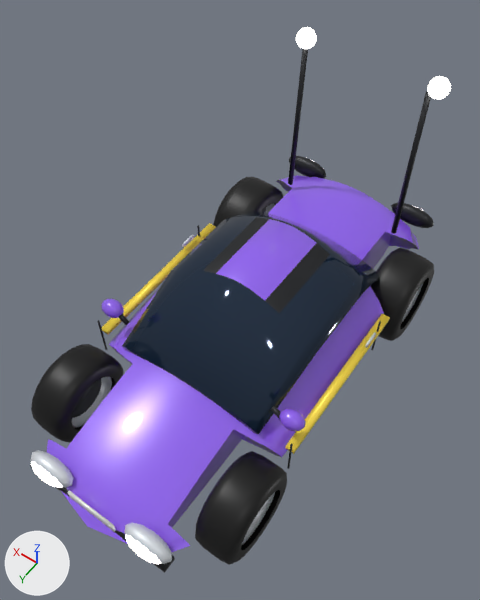
What one commit did to the glTF model godot/assets/cars/volt.glb.
Both versions are drawn from a 50 mm lens placed at (-2.0, 2.9, 5.55), pointed at (-0.01, 0.12, 1.18). The lights are fixed; the arrows at lower left show +X, +Y and +Z. The older version comes first. Vertices at exactly the same position are counted once.

Script lines for the objects in view, before the commit:
```python
me_body = bpy.data.meshes.new('Body')
me_body.from_pydata(...)  # 1715 vertices, 3300 faces; spans x -1.03..1.03, y -2.1..2.12, z 0.31..2.51
# faces by material slot: [1208, 932, 152, 1008]
me_body.materials.append(mat_paint)
me_body.materials.append(mat_detail)
me_body.materials.append(mat_glass)
me_body.materials.append(mat_lamp)
me_wheel_fl = bpy.data.meshes.new('Wheel_FL')
me_wheel_fl.from_pydata(...)  # 394 vertices, 676 faces; spans x -0.184..0.184, y -0.42..0.42, z -0.416..0.416
me_wheel_fl.materials.append(mat_detail)
me_wheel_fr = bpy.data.meshes.new('Wheel_FR')
me_wheel_fr.from_pydata(...)  # 394 vertices, 676 faces; spans x -0.184..0.184, y -0.42..0.42, z -0.416..0.416
me_wheel_fr.materials.append(mat_detail)
me_wheel_rl = bpy.data.meshes.new('Wheel_RL')
me_wheel_rl.from_pydata(...)  # 394 vertices, 676 faces; spans x -0.204..0.204, y -0.44..0.44, z -0.436..0.436
me_wheel_rl.materials.append(mat_detail)
me_wheel_rr = bpy.data.meshes.new('Wheel_RR')
me_wheel_rr.from_pydata(...)  # 394 vertices, 676 faces; spans x -0.204..0.204, y -0.44..0.44, z -0.436..0.436
me_wheel_rr.materials.append(mat_detail)
ob_body = bpy.data.objects.new('Body', me_body)
ob_body.location = (0.0, 0.0, 0.0)
ob_wheel_fl = bpy.data.objects.new('Wheel_FL', me_wheel_fl)
ob_wheel_fl.location = (-0.88, 1.3, 0.42)
ob_wheel_fr = bpy.data.objects.new('Wheel_FR', me_wheel_fr)
ob_wheel_fr.location = (0.88, 1.3, 0.42)
ob_wheel_rl = bpy.data.objects.new('Wheel_RL', me_wheel_rl)
ob_wheel_rl.location = (-0.88, -1.3, 0.44)
ob_wheel_rr = bpy.data.objects.new('Wheel_RR', me_wheel_rr)
ob_wheel_rr.location = (0.88, -1.3, 0.44)
```
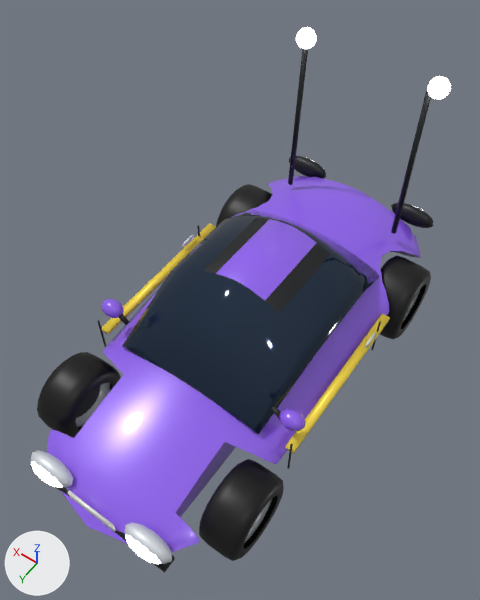
Boxes [x1, y1, x2, y2] around the edits, measured in the pictures (480 x 600 px; the box of a moved part takes in the faces that stretch with it):
'Wheel_FL', reshaped, moved (8% narrower, 10% shorter)
    before: [195, 451, 287, 564]
    after: [199, 459, 284, 561]
'Wheel_FR', reshaped, moved (10% narrower, 13% shorter)
    before: [31, 344, 124, 443]
    after: [37, 352, 121, 438]
'Wheel_RL', reshaped, moved
    before: [371, 248, 434, 341]
    after: [380, 256, 431, 339]
'Wheel_RR', reshaped, moved
    before: [213, 177, 284, 227]
    after: [216, 184, 273, 227]
part 1 of me_body, moved or reshaped
    before: [268, 175, 310, 214]
    after: [233, 176, 295, 217]
part 2 of me_body, moved or reshaped
    both: [152, 383, 318, 552]
part 3 of me_body, moved or reshaped
    both: [47, 299, 152, 467]
part 4 of me_body, moved or reshaped
    before: [344, 218, 419, 338]
    after: [344, 218, 421, 338]
part 5 of me_wheel_fl, moved or reshaped
    before: [195, 451, 287, 564]
    after: [199, 459, 284, 561]
part 6 of me_wheel_fl, moved or reshaped (mostly hidden)
    before: [242, 492, 275, 545]
    after: [245, 499, 272, 542]
part 7 of me_wheel_fl, moved or reshaped (mostly hidden)
    before: [246, 495, 272, 534]
    after: [261, 502, 269, 513]
part 8 of me_wheel_fr, moved or reshaped
    before: [31, 344, 124, 443]
    after: [37, 352, 121, 438]
part 9 of me_wheel_fr, moved or reshaped
    before: [72, 377, 112, 428]
    after: [76, 383, 110, 427]
part 10 of me_wheel_fr, moved or reshaped
    before: [72, 379, 102, 418]
    after: [76, 385, 101, 418]
part 11 of me_wheel_rl, moved or reshaped
    before: [371, 248, 434, 341]
    after: [380, 256, 431, 339]
part 12 of me_wheel_rl, moved or reshaped (mostly hidden)
    before: [401, 283, 423, 323]
    after: [403, 290, 420, 321]
part 13 of me_wheel_rr, moved or reshaped
    before: [213, 177, 284, 227]
    after: [216, 184, 273, 227]
part 14 of me_wheel_rr, moved or reshaped (not visible afterwards)
    before: [266, 203, 275, 213]

The change, as a diff of the scene's bpy script:
```diff
--- a/godot/assets/cars/volt.glb.py
+++ b/godot/assets/cars/volt.glb.py
@@ me_body @@
-me_body.from_pydata(...)  # 1715 vertices, 3300 faces; spans x -1.03..1.03, y -2.1..2.12, z 0.31..2.51
+me_body.from_pydata(...)  # 1747 vertices, 3369 faces; spans x -1.03..1.03, y -2.1..2.12, z 0.31..2.51
+# me_body part 1: 11 vertices moved from x 0.53..0.93, y -1.81..-0.79, z 0.38..0.88 to x 0.53..0.9, y -1.75..-0.84, z 0.38..0.82; 39 vertices removed from x 0.53..0.97, y -1.81..-0.78, z 0.42..0.89; 47 vertices added at x 0.53..0.97, y -1.75..-0.84, z 0.39..0.87
+# me_body part 2: 5 vertices moved from x -0.87..-0.59, y 0.81..1.79, z 0.45..0.73 to x -0.86..-0.58, y 0.88..1.75, z 0.46..0.71; 45 vertices removed from x -0.94..-0.53, y 0.8..1.8, z 0.37..0.74; 52 vertices added at x -0.94..-0.53, y 0.86..1.75, z 0.37..0.72
+# me_body part 3: 8 vertices moved from x 0.53..0.86, y 0.81..1.75, z 0.4..0.73 to x 0.53..0.86, y 0.87..1.73, z 0.42..0.72; 41 vertices removed from x 0.53..0.94, y 0.8..1.8, z 0.37..0.74; 48 vertices added at x 0.53..0.94, y 0.86..1.75, z 0.37..0.72
+# me_body part 4: 11 vertices moved from x -0.82..-0.53, y -1.82..-0.78, z 0.42..0.82 to x -0.91..-0.53, y -1.75..-0.84, z 0.42..0.82; 36 vertices removed from x -0.97..-0.53, y -1.81..-0.78, z 0.38..0.89; 46 vertices added at x -0.97..-0.53, y -1.74..-0.84, z 0.38..0.87
 me_body.materials.append(mat_paint)
@@ me_wheel_fl @@
-me_wheel_fl.from_pydata(...)  # 394 vertices, 676 faces; spans x -0.184..0.184, y -0.42..0.42, z -0.416..0.416
+me_wheel_fl.from_pydata(...)  # 394 vertices, 676 faces; spans x -0.184..0.184, y -0.37..0.37, z -0.366..0.366
+# me_wheel_fl part 5: the loose piece of 176 vertices spanning x -0.184..0.184, y -0.42..0.42, z -0.416..0.416 is scaled about its middle by (1, 0.881, 0.881)
+# me_wheel_fl part 6: the loose piece of 110 vertices spanning x -0.14..0.144, y -0.288..0.288, z -0.285..0.285 is scaled about its middle by (1, 0.881, 0.881)
+# me_wheel_fl part 7: 16 of 394 vertices moved; they spanned x -0.125..-0.055, y -0.243..0.243, z -0.169..0.017 and now span x -0.125..-0.055, y -0.217..0.217, z -0.154..0.02; mean shift (0.0, 0.0, 0.009); largest move (-0.125, -0.193, -0.169) -> (-0.125, -0.167, -0.154)
+# other edits to the shape of me_wheel_fl do not show in these pictures
 me_wheel_fl.materials.append(mat_detail)
@@ me_wheel_fr @@
-me_wheel_fr.from_pydata(...)  # 394 vertices, 676 faces; spans x -0.184..0.184, y -0.42..0.42, z -0.416..0.416
+me_wheel_fr.from_pydata(...)  # 394 vertices, 676 faces; spans x -0.184..0.184, y -0.37..0.37, z -0.366..0.366
+# me_wheel_fr part 8: the loose piece of 176 vertices spanning x -0.184..0.184, y -0.42..0.42, z -0.416..0.416 is scaled about its middle by (1, 0.881, 0.881)
+# me_wheel_fr part 9: the loose piece of 110 vertices spanning x -0.144..0.14, y -0.288..0.288, z -0.285..0.285 is scaled about its middle by (1, 0.881, 0.881)
+# me_wheel_fr part 10: the loose piece of 36 vertices spanning x -0.061..-0.011, y -0.216..0.216, z -0.213..0.213 is scaled about its middle by (1, 0.881, 0.881)
+# other edits to the shape of me_wheel_fr do not show in these pictures
 me_wheel_fr.materials.append(mat_detail)
@@ me_wheel_rl @@
-me_wheel_rl.from_pydata(...)  # 394 vertices, 676 faces; spans x -0.204..0.204, y -0.44..0.44, z -0.436..0.436
+me_wheel_rl.from_pydata(...)  # 394 vertices, 676 faces; spans x -0.204..0.204, y -0.39..0.39, z -0.386..0.386
+# me_wheel_rl part 11: the loose piece of 176 vertices spanning x -0.204..0.204, y -0.44..0.44, z -0.436..0.436 is scaled about its middle by (1, 0.886, 0.886)
+# me_wheel_rl part 12: the loose piece of 110 vertices spanning x -0.156..0.16, y -0.302..0.302, z -0.299..0.299 is scaled about its middle by (1, 0.886, 0.886)
+# other edits to the shape of me_wheel_rl do not show in these pictures
 me_wheel_rl.materials.append(mat_detail)
@@ me_wheel_rr @@
-me_wheel_rr.from_pydata(...)  # 394 vertices, 676 faces; spans x -0.204..0.204, y -0.44..0.44, z -0.436..0.436
+me_wheel_rr.from_pydata(...)  # 394 vertices, 676 faces; spans x -0.204..0.204, y -0.39..0.39, z -0.386..0.386
+# me_wheel_rr part 13: the loose piece of 176 vertices spanning x -0.204..0.204, y -0.44..0.44, z -0.436..0.436 is scaled about its middle by (1, 0.886, 0.886)
+# me_wheel_rr part 14: the loose piece of 110 vertices spanning x -0.16..0.156, y -0.302..0.302, z -0.299..0.299 is scaled about its middle by (1, 0.886, 0.886)
+# other edits to the shape of me_wheel_rr do not show in these pictures
 me_wheel_rr.materials.append(mat_detail)
@@ ob_wheel_fl @@
 ob_wheel_fl = bpy.data.objects.new('Wheel_FL', me_wheel_fl)
-ob_wheel_fl.location = (-0.88, 1.3, 0.42)
+ob_wheel_fl.location = (-0.88, 1.3, 0.37)
@@ ob_wheel_fr @@
 ob_wheel_fr = bpy.data.objects.new('Wheel_FR', me_wheel_fr)
-ob_wheel_fr.location = (0.88, 1.3, 0.42)
+ob_wheel_fr.location = (0.88, 1.3, 0.37)
@@ ob_wheel_rl @@
 ob_wheel_rl = bpy.data.objects.new('Wheel_RL', me_wheel_rl)
-ob_wheel_rl.location = (-0.88, -1.3, 0.44)
+ob_wheel_rl.location = (-0.88, -1.3, 0.39)
@@ ob_wheel_rr @@
 ob_wheel_rr = bpy.data.objects.new('Wheel_RR', me_wheel_rr)
-ob_wheel_rr.location = (0.88, -1.3, 0.44)
+ob_wheel_rr.location = (0.88, -1.3, 0.39)
```
